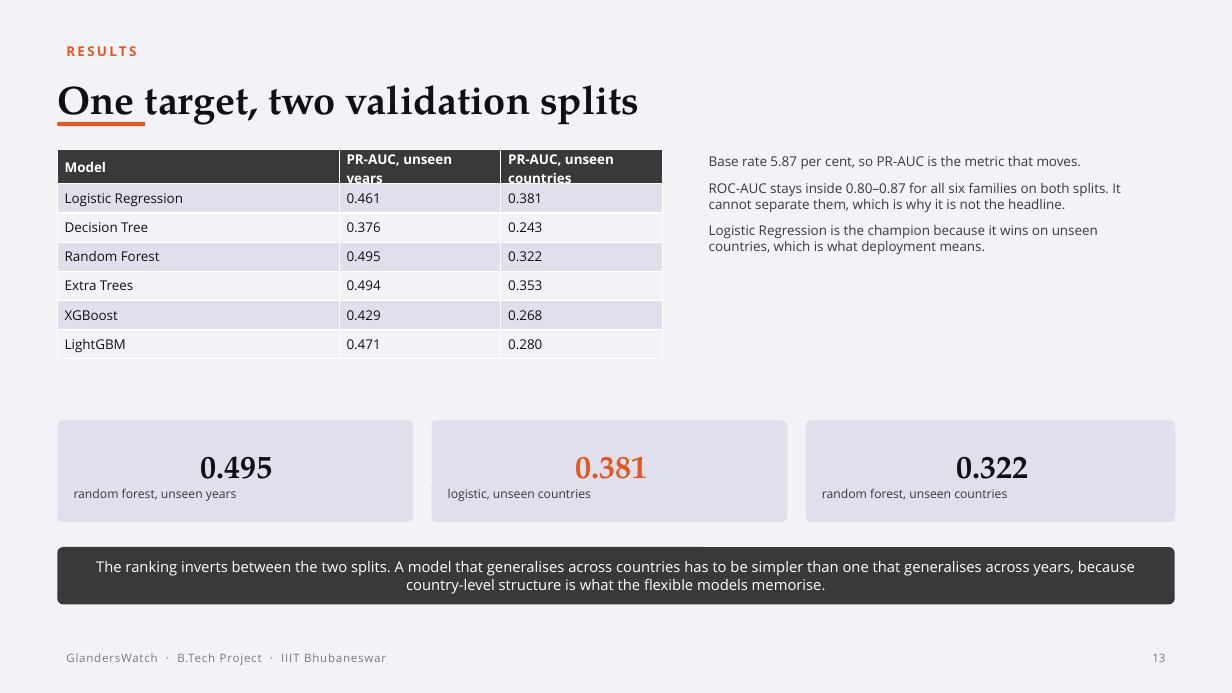
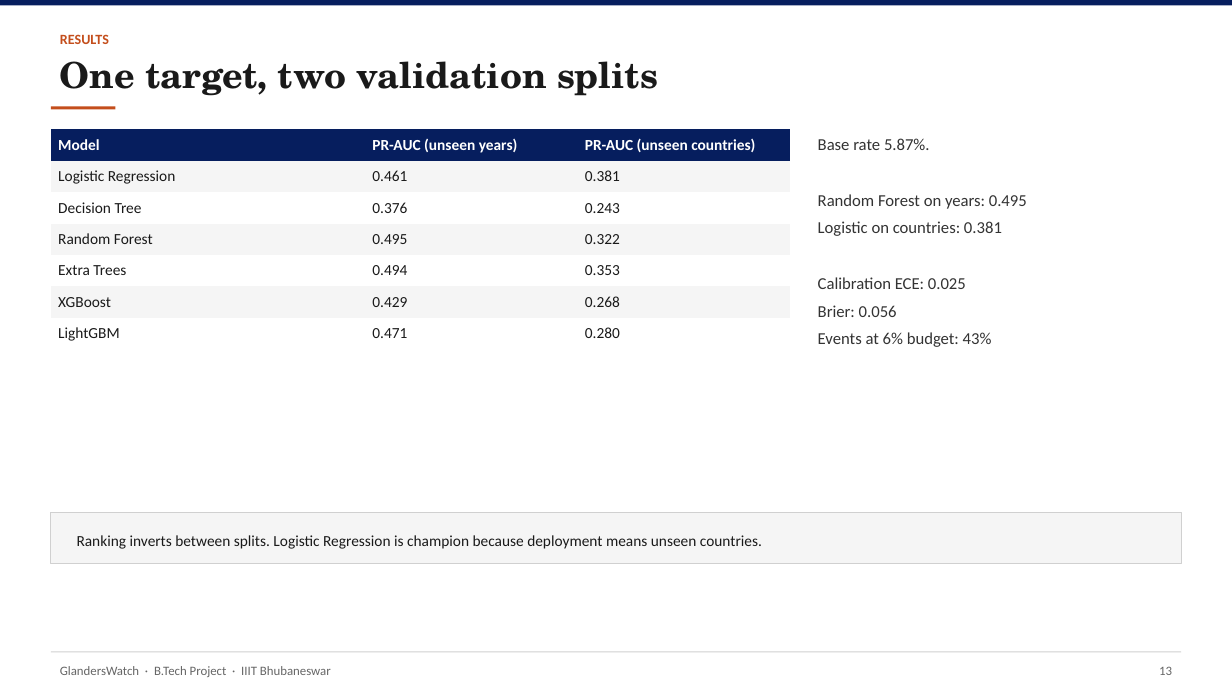
Before and after one commit to YuvrajSingh-mist/glandersWatch, a slide deck: slide 14 of slides/GlandersWatch_Deck.pptx (slide 13 before the commit). Drawn at 1232x693 pixels with LibreOffice and Linux fonts; fonts in the diff are those of the drawing. Boxes give left, top, right and bottom in pixels: in the first picture for what was removed or moved away, otherwise in the second. Text is boxed around its words. In the diff, an @@ line names an element or a change of style, - is before the commit and + after.

Commit message:
Simplify deck design and use report-exported figures only
Replace decorative pipeline art with charts cropped from Final_v2,
flatten the visual style to white slides with navy accents, and keep
IIIT logo as the only non-report image.

```diff
--- a/slides/GlandersWatch_Deck.pptx
+++ b/slides/GlandersWatch_Deck.pptx
@@ rectangle removed at [0,0,1232,693] @@
@@ rectangle added at [0,0,1232,6], fill #061E5E @@
@@ text "RESULTS": place and size @@
-text "RESULTS" at [66,46,136,56]
+text "RESULTS" at [60,34,109,44]
@@ text "RESULTS" at [60,34,109,44]: size 10.5 to 11 pt, font Open Sans to Calibri, text colour #E25822 to #C44E1C, letter spacing 1.8 to 0 pt @@
@@ text "One target, two validation splits": place and size @@
-text "One target, two validation splits" at [57,85,639,126]
+text "One target, two validation splits" at [60,61,658,96]
@@ text "One target, two validation splits" at [60,61,658,96]: size 31 to 28 pt, font TeX Gyre Pagella to TeX Gyre Schola, text colour #101014 to #1A1A1A @@
@@ rectangle: place and size @@
-rectangle at [57,122,145,126]
+rectangle at [51,106,116,110]
@@ rectangle at [51,106,116,110]: fill #E25822 to #C44E1C @@
@@ table at [51,129,790,349] @@
-row 1, column 2: PR-AUC, unseen years
+row 1, column 2: PR-AUC (unseen years)
-row 1, column 3: PR-AUC, unseen countries
+row 1, column 3: PR-AUC (unseen countries)
@@ fill #39393C to #061E5E in row 1 @@
@@ fill #E0E0EC to #F5F5F5 in 9 cells @@
@@ fill #F3F3F7 to #FFFFFF in 9 cells @@
@@ size 10.5 to 12 pt, font Open Sans to Calibri in "Model", "Logistic Regression", "0.461", "0.381" and 15 more places @@
@@ text colour #101014 to #1A1A1A in "Logistic Regression", "0.461", "0.381", "Decision Tree" and 14 more places @@
@@ borders changed @@
@@ table: place and size @@
-table at [57,150,663,357]
+table at [51,129,790,349]
@@ text added at [818,138,1027,347], 13 pt, text #333333 @@
+Base rate 5.87%.
+Random Forest on years: 0.495
+Logistic on countries: 0.381
+Calibration ECE: 0.025
+Brier: 0.056
+Events at 6% budget: 43%
@@ text removed at [709,156,1120,254] @@
-Base rate 5.87 per cent, so PR-AUC is the metric that moves.
-ROC-AUC stays inside 0.80–0.87 for all six families on both splits. It cannot separate them, which is why it is not the headline.
-Logistic Regression is the champion because it wins on unseen countries, which is what deployment means.
@@ rounded rectangle removed at [57,421,413,522] @@
-0.495
-random forest, unseen years
@@ rounded rectangle removed at [432,421,787,522] @@
-0.381
-logistic, unseen countries
@@ rounded rectangle removed at [806,421,1176,522] @@
-0.322
-random forest, unseen countries
@@ rectangle added at [51,513,1181,564], fill #F5F5F5, outline #D0D0D0 0.75 pt @@
@@ text added at [77,535,762,549], 12 pt, text #1A1A1A @@
+Ranking inverts between splits. Logistic Regression is champion because deployment means unseen countries.
@@ rounded rectangle removed at [57,547,1175,604] @@
-The ranking inverts between the two splits. A model that generalises across countries has to be simpler than one that generalises across years, because country-level structure is what the flexible models memorise.
@@ text "GlandersWatch · B.Tech Project · ...": place and size @@
-text "GlandersWatch · B.Tech Project · ..." at [66,653,386,665]
+text "GlandersWatch · B.Tech Project · ..." at [60,666,331,677]
@@ text "GlandersWatch · B.Tech Project · ..." at [60,666,331,677]: size 9 to 10 pt, font Open Sans to Calibri, text colour #7A7A84 to #666666, letter spacing 0.6 to 0 pt @@
@@ rectangle added at [51,652,1181,653], fill #D0D0D0 @@
@@ text "13": place and size @@
-text "13" at [1152,654,1165,662]
+text "13" at [1159,667,1172,675]
@@ text "13" at [1159,667,1172,675]: size 9 to 10 pt, font Open Sans to Calibri, text colour #7A7A84 to #666666 @@
```
Also in this commit, not shown: 16 other slides changed, 6 slides added, 7 slides removed, 14 other files.
